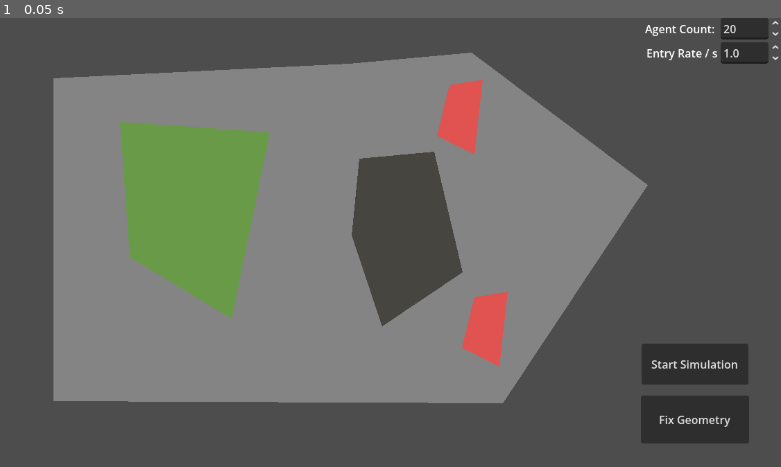
Above: before the commit, frame 1.
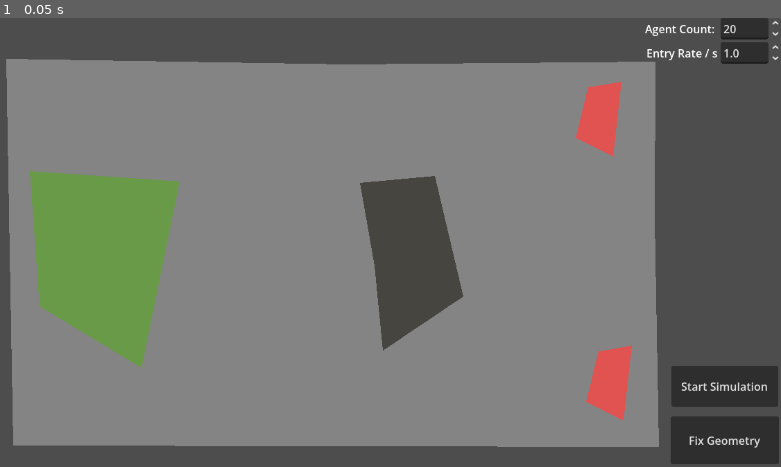
Above: after the commit, the same moment.

Repository: DyloreAquino/Thesis
Game: Godot game, scene res://test_main.tscn
The game is run twice, just before and just after one commit, with the same random seed, the same clock (stepped at 60 frames per second) and the same inputs. The engine's default icon, where the game draws it, is replaced by a stand-in: a white triangle on a blue panel in a dark square.
Inputs:
- Up to frame 1 (0.05 s): no input

The runs differ from the first frame. In frame 1, 36% of the frame differs, in the area x 0-100%, y 7-100%.

Commit message:
feat: added switches having levels and can be redirected to different switches

Diff:
--- a/godot/thesis-godot/geometry_exporter.gd
+++ b/godot/thesis-godot/geometry_exporter.gd
@@ -6,7 +6,8 @@
 @export var entry_areas: Array[Polygon2D] = []
 @export var exit_areas: Array[Polygon2D] = []
 @export var obstacles: Array[Polygon2D] = []
-@export var switches: Array[Marker2D] = []
+@export var switches: Array[JourneySwitch] = []
+@export var initial_switch: JourneySwitch
 @export var sim_client: SimClient
 
 func send_geometry() -> void:
@@ -16,7 +17,8 @@
 		"entry_areas": entry_areas.map(_polygon_to_scaled_points),
 		"exit_areas": exit_areas.map(_polygon_to_scaled_points),
 		"obstacles": obstacles.map(_polygon_to_scaled_points),
-		"switches": switches.map(_marker_to_scaled_points)
+		"switches": switches.map(_switch_to_message),
+		"initial_switch_id": initial_switch.switch_id if initial_switch else ""
 	}
 	sim_client.send_message(JSON.stringify(message))
 
@@ -27,9 +29,33 @@
 		points.append([world_point.x, world_point.y])
 	return points
 
-func _marker_to_scaled_points(marker: Marker2D) -> Array:
-	var world_point := marker.global_position * world_scale
-	return [world_point.x, world_point.y]
+## parse the switch attribs of each switch into JSON
+func _switch_to_message(journey_switch: JourneySwitch) -> Dictionary:
+	var world_point := journey_switch.global_position * world_scale
+	var target_switch_ids: Array[String] = []
+	var target_exit_indices: Array[int] = []
+
+	for target_switch in journey_switch.target_switches:
+		target_switch_ids.append(target_switch.switch_id)
+
+	for target_exit in journey_switch.target_exits:
+		var exit_index := exit_areas.find(target_exit)
+		if exit_index < 0:
+			push_error(
+				"Switch '%s' targets an exit not registered in exit_areas"
+				% journey_switch.switch_id
+			)
+			continue
+		target_exit_indices.append(exit_index)
+
+	return {
+		"id": journey_switch.switch_id,
+		"position": [world_point.x, world_point.y],
+		"radius": journey_switch.radius_m,
+		"target_switch_ids": target_switch_ids,
+		"target_exit_indices": target_exit_indices,
+		"transition": journey_switch.transition_type
+	}
 
 func _on_fix_geometry_button_button_up():
 	send_geometry()
--- /dev/null
+++ b/godot/thesis-godot/journey_switch.gd
@@ -0,0 +1,22 @@
+@tool
+extends Marker2D
+class_name JourneySwitch
+
+## Stable routing identifier. It must be non-empty and unique in the scene.
+@export var switch_id: String = ""
+
+## Distance in metres at which JuPedSim considers this waypoint reached.
+@export_range(0.1, 10.0, 0.1) var radius_m: float = 0.5
+
+## Switches that may be targeted after this switch is reached.
+@export var target_switches: Array[JourneySwitch] = []
+
+## Exit polygons that may be targeted after this switch is reached.
+@export var target_exits: Array[Polygon2D] = []
+
+## Types of switch modes
+@export_enum(
+	"fixed",
+	"round_robin",
+	"least_targeted"
+) var transition_type: String = "fixed"
--- a/godot/thesis-godot/parameters_manager.gd
+++ b/godot/thesis-godot/parameters_manager.gd
@@ -9,7 +9,7 @@
 	var message := {
 		"cmd": "update_sim_parameters",
 		"agent_count": agent_count_input.value,
-		"entry_rate": entry_rate_input.value
+		"entry_rate": entry_rate_input.value ## params here are in agents per second
 	}
 	sim_client.send_message(JSON.stringify(message))
 	print(message)
@@ -17,6 +17,5 @@
 func _on_agent_count_input_value_changed(value: int) -> void:
 	update_parameters()
 
-
 func _on_entry_rate_input_value_changed(value: float) -> void:
 	update_parameters()
--- a/godot/thesis-godot/test_main.tscn
+++ b/godot/thesis-godot/test_main.tscn
@@ -5,6 +5,7 @@
 [ext_resource type="Script" uid="uid://dh8f5ldmmhsr8" path="res://agent_manager.gd" id="3_aueqv"]
 [ext_resource type="PackedScene" uid="uid://b2ivfbf11cg61" path="res://agent.tscn" id="4_nuuvo"]
 [ext_resource type="Script" uid="uid://ccsi6j6kq5ey5" path="res://parameters_manager.gd" id="5_aueqv"]
+[ext_resource type="Script" uid="uid://bwcro5ae67kla" path="res://journey_switch.gd" id="6_saih3"]
 
 [node name="TestMain" type="Node2D" unique_id=347431086]
 
@@ -13,13 +14,14 @@
 geometry_exporter = NodePath("../GeometryExporter")
 agent_manager = NodePath("../AgentManager")
 
-[node name="GeometryExporter" type="Node" parent="." unique_id=575756652 node_paths=PackedStringArray("walkable_area", "entry_areas", "exit_areas", "obstacles", "switches", "sim_client")]
+[node name="GeometryExporter" type="Node" parent="." unique_id=575756652 node_paths=PackedStringArray("walkable_area", "entry_areas", "exit_areas", "obstacles", "switches", "initial_switch", "sim_client")]
 script = ExtResource("2_tcanr")
 walkable_area = NodePath("../WalkableArea")
 entry_areas = [NodePath("../EntryPoint")]
 exit_areas = [NodePath("../ExitPoint"), NodePath("../ExitPoint2")]
 obstacles = [NodePath("../Obstacle")]
-switches = [NodePath("../JourneySwitch1")]
+switches = [NodePath("../JourneySwitch1"), NodePath("../JourneySwitch2"), NodePath("../JourneySwitch3")]
+initial_switch = NodePath("../JourneySwitch1")
 sim_client = NodePath("../SimClient")
 
 [node name="AgentManager" type="Node" parent="." unique_id=826777606]
@@ -31,32 +33,48 @@
 sim_client = NodePath("../SimClient")
 
 [node name="WalkableArea" type="Polygon2D" parent="." unique_id=1777796086]
-position = Vector2(-72, -10)
+position = Vector2(-62, 41)
 color = Color(0.5211406, 0.5211406, 0.5211405, 1)
-polygon = PackedVector2Array(175, 97, 601, 76, 778, 60, 1032, 251, 823, 566, 175, 563)
+polygon = PackedVector2Array(97, 18, 590, 26, 1033, 22, 1032, 251, 1038, 578, 107, 576)
 
 [node name="EntryPoint" type="Polygon2D" parent="." unique_id=2021540900]
-position = Vector2(14, -25)
+position = Vector2(-116, 46)
 color = Color(0.4147725, 0.60473317, 0.28495726, 1)
 polygon = PackedVector2Array(185, 175, 199, 370, 346, 459, 401, 190)
 
 [node name="ExitPoint" type="Polygon2D" parent="." unique_id=1589285996]
-position = Vector2(-31, -52)
+position = Vector2(169, -49)
 color = Color(0.88471675, 0.32588568, 0.3139469, 1)
 polygon = PackedVector2Array(705, 149, 687, 222, 741, 249, 753, 141)
 
 [node name="ExitPoint2" type="Polygon2D" parent="." unique_id=965333159]
-position = Vector2(5, 254)
+position = Vector2(184, 332)
 color = Color(0.88471675, 0.32588568, 0.3139469, 1)
 polygon = PackedVector2Array(705, 149, 687, 222, 741, 249, 753, 141)
 
 [node name="Obstacle" type="Polygon2D" parent="." unique_id=2051941769]
-position = Vector2(133, -28)
+position = Vector2(134, 7)
 color = Color(0.27531895, 0.27096286, 0.2501598, 1)
-polygon = PackedVector2Array(519, 221, 560, 395, 444, 473, 400, 342, 411, 231)
+polygon = PackedVector2Array(519, 221, 560, 395, 444, 473, 432, 351, 411, 231)
 
-[node name="JourneySwitch1" type="Marker2D" parent="." unique_id=1155639863]
-position = Vector2(776, 305)
+[node name="JourneySwitch3" type="Marker2D" parent="." unique_id=1490291367 node_paths=PackedStringArray("target_exits")]
+position = Vector2(599, 167)
+script = ExtResource("6_saih3")
+switch_id = "switch_c"
+target_exits = [NodePath("../ExitPoint")]
+
+[node name="JourneySwitch2" type="Marker2D" parent="." unique_id=1227249041 node_paths=PackedStringArray("target_exits")]
+position = Vector2(644, 549)
+script = ExtResource("6_saih3")
+switch_id = "switch_b"
+target_exits = [NodePath("../ExitPoint2")]
+
+[node name="JourneySwitch1" type="Marker2D" parent="." unique_id=1155639863 node_paths=PackedStringArray("target_switches")]
+position = Vector2(436, 341)
+script = ExtResource("6_saih3")
+switch_id = "switch_a"
+target_switches = [NodePath("../JourneySwitch2"), NodePath("../JourneySwitch3")]
+transition_type = "least_targeted"
 
 [node name="CanvasLayer" type="CanvasLayer" parent="." unique_id=675606304]
 
@@ -66,10 +84,10 @@
 anchor_top = 1.0
 anchor_right = 1.0
 anchor_bottom = 1.0
-offset_left = -202.0
-offset_top = -103.0
-offset_right = -46.0
-offset_bottom = -34.0
+offset_left = -159.0
+offset_top = -73.0
+offset_right = -3.0
+offset_bottom = -4.0
 grow_horizontal = 0
 grow_vertical = 0
 text = "Fix Geometry"
@@ -80,10 +98,10 @@
 anchor_top = 1.0
 anchor_right = 1.0
 anchor_bottom = 1.0
-offset_left = -201.0
-offset_top = -178.0
-offset_right = -47.0
-offset_bottom = -119.0
+offset_left = -158.0
+offset_top = -146.0
+offset_right = -4.0
+offset_bottom = -87.0
 grow_horizontal = 0
 grow_vertical = 0
 text = "Start Simulation"
Not shown, added: godot/thesis-godot/journey_switch.gd.uid
Not shown, changed: sim_server/geometry.py
Not shown, changed: sim_server/network.py
Not shown, changed: sim_server/routing.py
Not shown, changed: sim_server/simulation.py
Not shown, changed: sim_server/spawning.py
